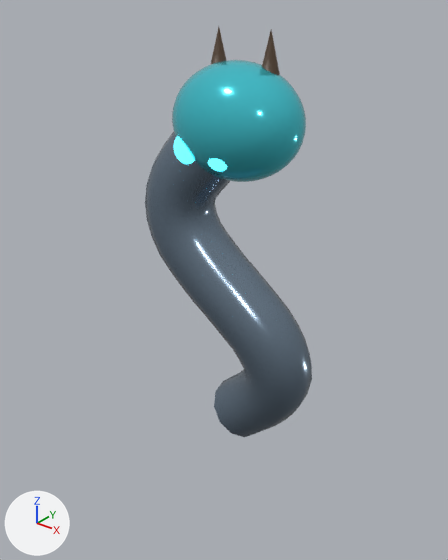
Renders of the glTF model public/models/enemies/serpent_v4.glb from each side of a commit.
Camera for both pictures: a 50 mm lens placed at (2.29, -2.95, 1.71), pointed at (-0.12, 0.06, -0.16). Lighting does not change. The marker at lower left points along +X, +Y and +Z. The older version comes first. Vertices at exactly the same position are counted once.

Names of what the first picture shows: 'VIPER_BODY_PRIMARY', 'VIPER_HEAD_ACCENT', 'VIPER_HORN_SECONDARY', 'VIPER_HORN_SECONDARY.001' and 2 more.
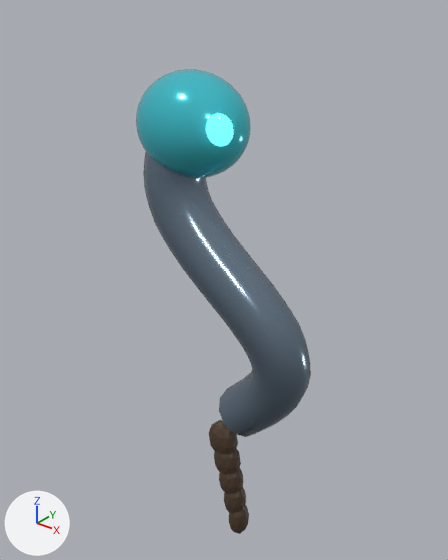
Boxes (x1, y1, x2, y2) around the edits, measured in the pictures (448 x 560 px):
'VIPER_BODY_PRIMARY', reshaped (7% shorter)
    before: (145, 132, 312, 437)
    after: (143, 152, 311, 437)
'VIPER_HEAD_ACCENT', deleted (cyan)
    before: (172, 60, 306, 182)
'RATTLER_HEAD_ACCENT', added (cyan)
    after: (136, 69, 251, 178)
'RATTLE_SECONDARY', added (brown)
    after: (209, 420, 238, 455)
'RATTLE_SECONDARY.001', added (brown)
    after: (214, 448, 241, 475)
'RATTLE_SECONDARY.002', added (brown)
    after: (219, 468, 243, 494)
'VIPER_HORN_SECONDARY.001', deleted (brown)
    before: (262, 30, 280, 75)
'RATTLE_SECONDARY.003', added (brown)
    after: (224, 487, 246, 513)
'RATTLE_SECONDARY.004', added
    after: (229, 505, 249, 534)
'VIPER_HORN_SECONDARY', deleted
    before: (211, 27, 227, 64)

Patch to the scene script:
```diff
--- a/public/models/enemies/serpent_v4.glb.py
+++ b/public/models/enemies/serpent_v4.glb.py
@@ me_viper_body @@
 # used by ob_viper_body_primary; location = (0.0, 0.0, 0.0)
-me_viper_body.from_pydata(...)  # 336 vertices, 648 faces; spans x -0.58..0.58, y -0.33..0.33, z -1.36..1.12
+me_viper_body.from_pydata(...)  # 336 vertices, 648 faces; spans x -0.57..0.58, y -0.31..0.32, z -1.39..1.0
+# me_viper_body part 1: 336 of 336 vertices moved; they spanned x -0.58..0.58, y -0.33..0.33, z -1.36..1.12 and now span x -0.57..0.58, y -0.31..0.32, z -1.39..1.0; mean shift (0.01, 0.0, -0.05)
 me_viper_body.materials.append(mat_deep_primary)
@@ me_icosphere_157 @@
+me_icosphere_157.from_pydata(...)  # an icosphere of 80 faces spanning x -0.078..0.078, y -0.09..0.09, z -0.16..0.16
+me_icosphere_157.materials.append(mat_deep_secondary)  # brown #4d3c2c
@@ me_icosphere_156 @@
+me_icosphere_156.from_pydata(...)  # an icosphere of 80 faces spanning x -0.089..0.089, y -0.09..0.09, z -0.16..0.16
+me_icosphere_156.materials.append(mat_deep_secondary)  # brown #4d3c2c
@@ me_icosphere_155 @@
+me_icosphere_155.from_pydata(...)  # an icosphere of 80 faces spanning x -0.101..0.101, y -0.09..0.09, z -0.16..0.16
+me_icosphere_155.materials.append(mat_deep_secondary)  # brown #4d3c2c
@@ me_icosphere_154 @@
+me_icosphere_154.from_pydata(...)  # an icosphere of 80 faces spanning x -0.112..0.112, y -0.09..0.09, z -0.16..0.16
+me_icosphere_154.materials.append(mat_deep_secondary)  # brown #4d3c2c
@@ me_icosphere_153 @@
+me_icosphere_153.from_pydata(...)  # an icosphere of 80 faces spanning x -0.124..0.124, y -0.09..0.09, z -0.16..0.16
+me_icosphere_153.materials.append(mat_deep_secondary)  # brown #4d3c2c
@@ me_sphere_184 @@
+me_sphere_184.from_pydata(...)  # a UV sphere (40 segments, 24 rings, poles along z) spanning x -0.38..0.38, y -0.3..0.3, z -0.32..0.32
+me_sphere_184.materials.append(mat_deep_accent)  # cyan #50ddeb
@@ ob_viper_head_accent @@
-ob_viper_head_accent = bpy.data.objects.new('VIPER_HEAD_ACCENT', me_sphere_135)
-ob_viper_head_accent.location = (0.07, -0.054, 0.96)
@@ ob_viper_horn_secondary @@
-ob_viper_horn_secondary = bpy.data.objects.new('VIPER_HORN_SECONDARY', me_cone_072)
-ob_viper_horn_secondary.location = (-0.11, 0.0, 1.3)
@@ ob_viper_horn_secondary_001 @@
-ob_viper_horn_secondary_001 = bpy.data.objects.new('VIPER_HORN_SECONDARY.001', me_cone_073)
-ob_viper_horn_secondary_001.location = (0.25, 0.0, 1.3)
@@ ob_rattle_secondary_004 @@
+ob_rattle_secondary_004 = bpy.data.objects.new('RATTLE_SECONDARY.004', me_icosphere_157)
+ob_rattle_secondary_004.location = (0.08, 0.0, -2.2)
@@ ob_rattle_secondary_003 @@
+ob_rattle_secondary_003 = bpy.data.objects.new('RATTLE_SECONDARY.003', me_icosphere_156)
+ob_rattle_secondary_003.location = (0.04, 0.0, -2.02)
@@ ob_rattle_secondary_002 @@
+ob_rattle_secondary_002 = bpy.data.objects.new('RATTLE_SECONDARY.002', me_icosphere_155)
+ob_rattle_secondary_002.location = (0.0, 0.0, -1.84)
@@ ob_rattle_secondary_001 @@
+ob_rattle_secondary_001 = bpy.data.objects.new('RATTLE_SECONDARY.001', me_icosphere_154)
+ob_rattle_secondary_001.location = (-0.04, 0.0, -1.66)
@@ ob_rattle_secondary @@
+ob_rattle_secondary = bpy.data.objects.new('RATTLE_SECONDARY', me_icosphere_153)
+ob_rattle_secondary.location = (-0.08, 0.0, -1.48)
@@ ob_rattler_head_accent @@
+ob_rattler_head_accent = bpy.data.objects.new('RATTLER_HEAD_ACCENT', me_sphere_184)
+ob_rattler_head_accent.location = (-0.246, -0.09, 0.91)
```
